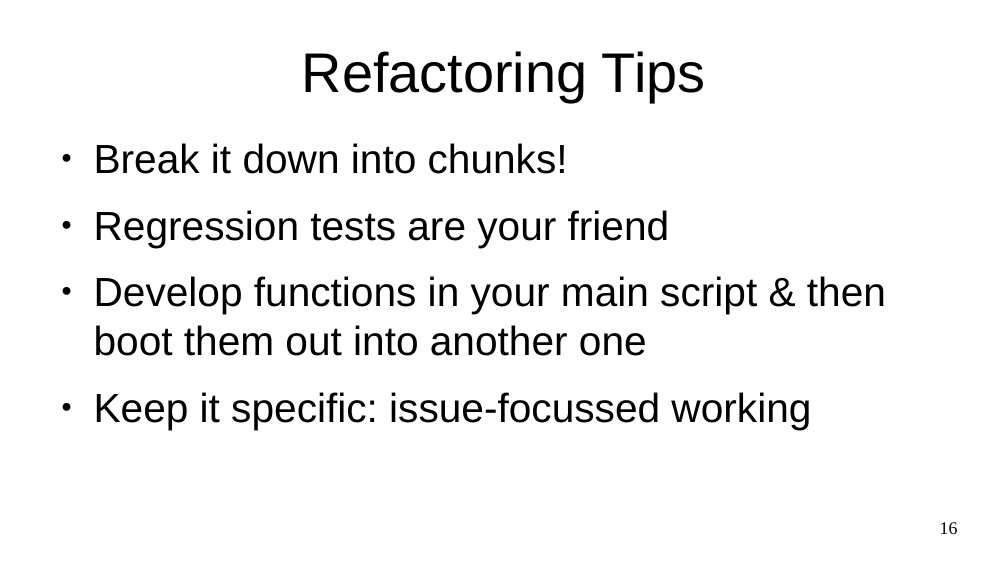
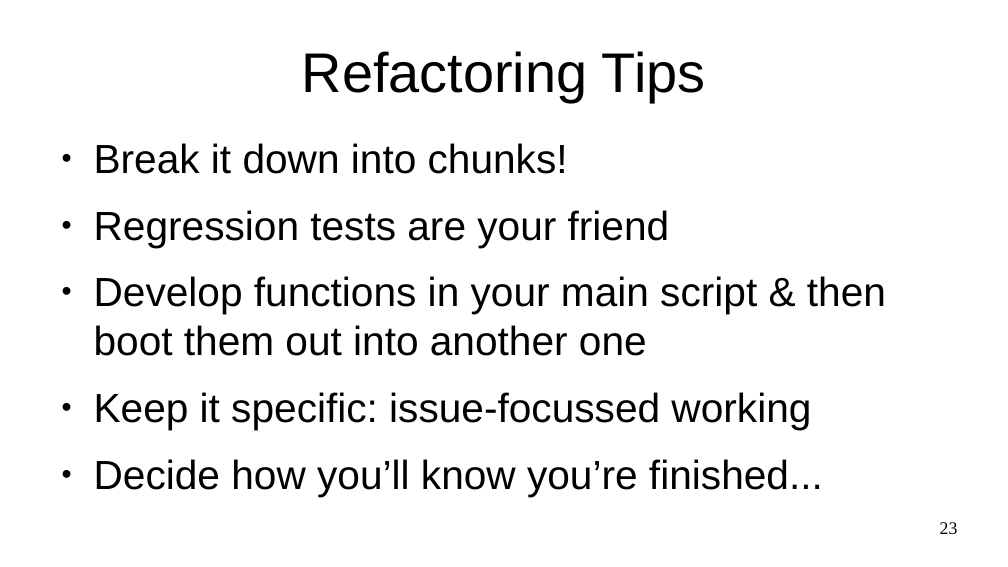
Before and after one commit to FlicAnderson/LabTalk-riboviz-20200624, a slide deck: slide 23 of LabTalk-riboviz-20200624.odp (slide 16 before the commit). Drawn at 1008x567 pixels with LibreOffice and Linux fonts; fonts in the diff are those of the drawing. Boxes give left, top, right and bottom in pixels: in the first picture for what was removed or moved away, otherwise in the second. Text is boxed around its words. In the diff, an @@ line names an element or a change of style, - is before the commit and + after.

```diff
--- a/LabTalk-riboviz-20200624.odp
+++ b/LabTalk-riboviz-20200624.odp
@@ text at (94,459,823,496): paragraph added @@
+● Decide how you’ll know you’re finished...
@@ page number at (940,522,958,534): text changed @@
-16
+23
```
Also in this commit, not shown: 7 other slides changed, 10 slides added, 1 slide removed.
